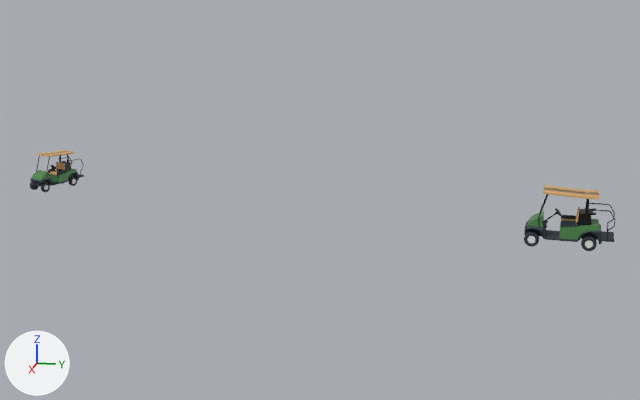
A saved change to the FBX model fbx/carts.fbx.
Rendered twice from a camera (50 mm lens) standing at (137.2, 97.9, 37.5) and looking at (24.5, 75.4, 9.4). The axes (+X, +Y, +Z) are drawn at lower left. The lights are the same throughout.
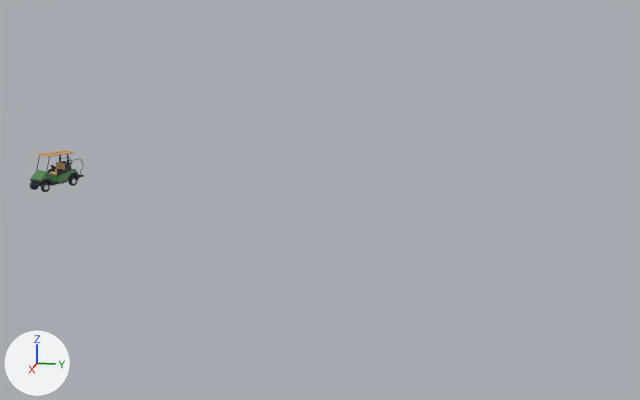
Pixel boxes [x1, y1, x2, y2] of what changed, in the pictures (640 x 400 px):
'Cube.002', deleted: before [524, 185, 615, 251]

The change, as a list of edits to the scene's bpy script:
```text
Remove ob_cube_002:
    ob_cube_002 = bpy.data.objects.new('Cube.002', me_cube_001)
    ob_cube_002.location = (47.1, 104.9, 12.3)
    ob_cube_002.rotation_euler = (0.0, 0.0, -0.0909)  # degrees (0, 0, -5.2)
    ob_cube_002.scale = (0.7, 0.7, 0.7)
```
